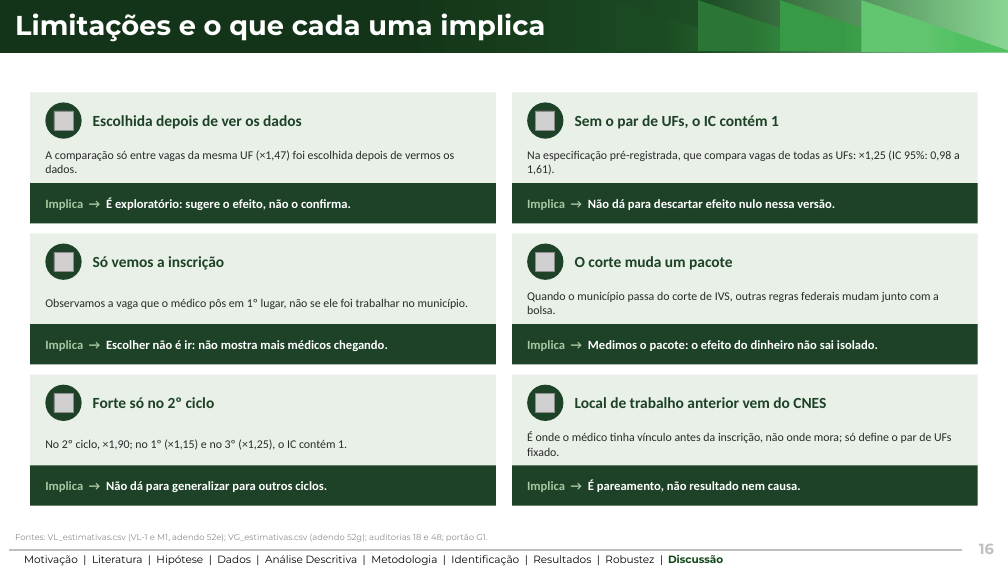
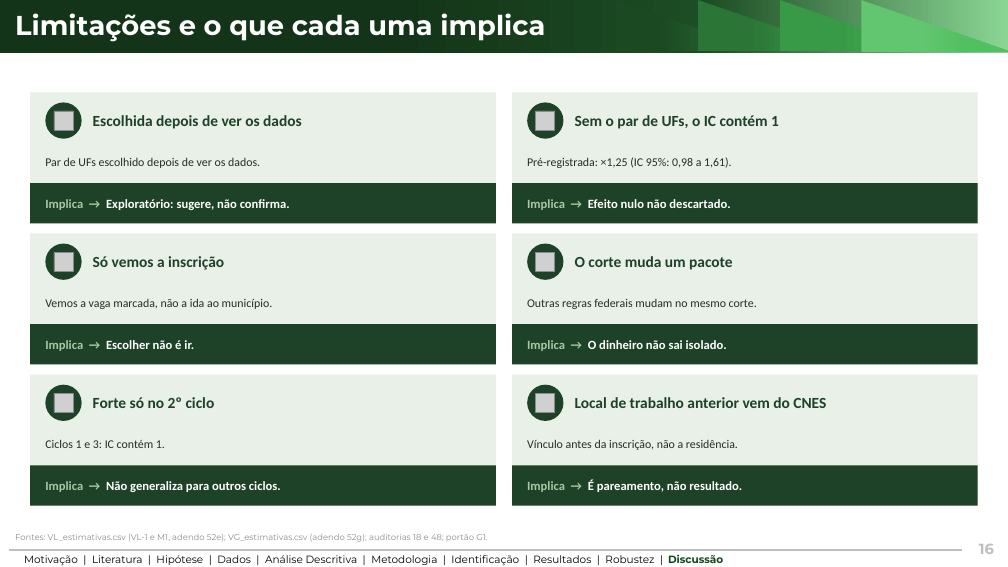
Before and after one commit to ka1victor/impact-eval-health-econ-pmme, a slide deck: slide 16 of output/apresentacao_banca_final/deck_banca_final.pptx. Drawn at 1008x567 pixels with LibreOffice and Linux fonts; fonts in the diff are those of the drawing; grey boxes stand for pictures; background and template pictures are left out. Boxes give left, top, right and bottom in pixels: in the first picture for what was removed or moved away, otherwise in the second. Text is boxed around its words. In the diff, an @@ line names an element or a change of style, - is before the commit and + after.

```diff
--- a/output/apresentacao_banca_final/deck_banca_final.pptx
+++ b/output/apresentacao_banca_final/deck_banca_final.pptx
@@ text at <box>45,157,260,168</box>: text changed @@
-A comparação só entre vagas da mesma UF (×1,47) foi escolhida depois de vermos os dados.
+Par de UFs escolhido depois de ver os dados.
@@ text at <box>527,157,732,168</box>: text changed @@
-Na especificação pré-registrada, que compara vagas de todas as UFs: ×1,25 (IC 95%: 0,98 a 1,61).
+Pré-registrada: ×1,25 (IC 95%: 0,98 a 1,61).
@@ text at <box>45,199,290,210</box>: text changed @@
-Implica → É exploratório: sugere o efeito, não o confirma.
+Implica → Exploratório: sugere, não confirma.
@@ text at <box>527,199,730,210</box>: text changed @@
-Implica → Não dá para descartar efeito nulo nessa versão.
+Implica → Efeito nulo não descartado.
@@ text at <box>45,298,273,309</box>: text changed @@
-Observamos a vaga que o médico pôs em 1º lugar, não se ele foi trabalhar no município.
+Vemos a vaga marcada, não a ida ao município.
@@ text at <box>527,298,757,309</box>: text changed @@
-Quando o município passa do corte de IVS, outras regras federais mudam junto com a bolsa.
+Outras regras federais mudam no mesmo corte.
@@ text at <box>45,340,194,351</box>: text changed @@
-Implica → Escolher não é ir: não mostra mais médicos chegando.
+Implica → Escolher não é ir.
@@ text at <box>527,340,727,351</box>: text changed @@
-Implica → Medimos o pacote: o efeito do dinheiro não sai isolado.
+Implica → O dinheiro não sai isolado.
@@ text at <box>45,439,165,448</box>: text changed @@
-No 2º ciclo, ×1,90; no 1º (×1,15) e no 3º (×1,25), o IC contém 1.
+Ciclos 1 e 3: IC contém 1.
@@ text at <box>527,439,738,450</box>: text changed @@
-É onde o médico tinha vínculo antes da inscrição, não onde mora; só define o par de UFs fixado.
+Vínculo antes da inscrição, não a residência.
@@ text at <box>45,481,281,492</box>: text changed @@
-Implica → Não dá para generalizar para outros ciclos.
+Implica → Não generaliza para outros ciclos.
@@ text at <box>527,480,742,492</box>: text changed @@
-Implica → É pareamento, não resultado nem causa.
+Implica → É pareamento, não resultado.
```
Also in this commit, not shown: 13 other slides changed, 5 other files.
